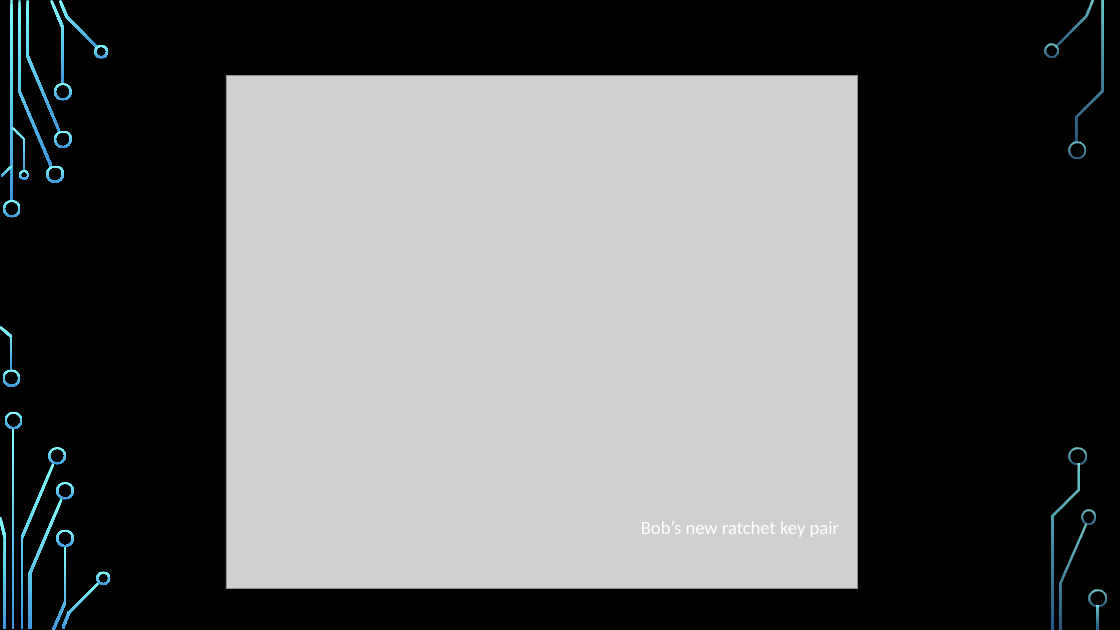
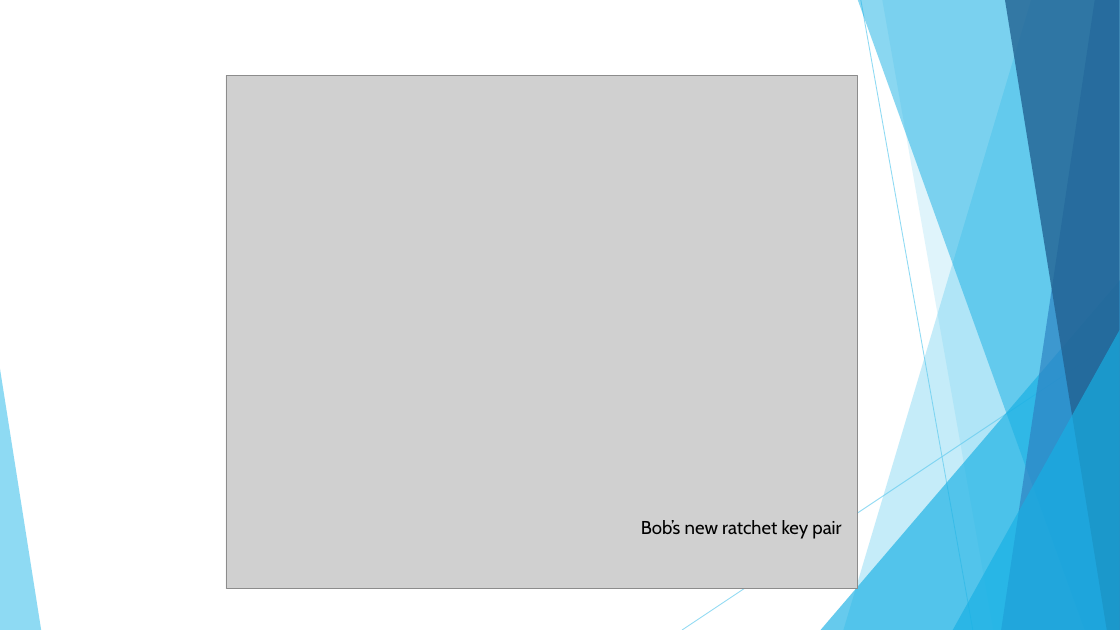
Before and after one commit to natallia-zzz/messenger_crypt, a slide deck: slide 11 of SignalProtocol.pptx (slide 7 before the commit). Drawn at 1120x630 pixels with LibreOffice and Linux fonts; fonts in the diff are those of the drawing; grey boxes stand for pictures; background and template pictures are left out. Boxes give left, top, right and bottom in pixels: in the first picture for what was removed or moved away, otherwise in the second. Text is boxed around its words. In the diff, an @@ line names an element or a change of style, - is before the commit and + after.

```diff
--- a/SignalProtocol.pptx
+++ b/SignalProtocol.pptx
@@ background picture (left out) to #FFFFFF @@
@@ group added at (0, 0, 1120, 630): 5 freeform shapes, 3 triangles, 2 lines @@
@@ text "Bob’s new ratchet key pair" at (641, 520, 841, 539): font Calibri to Cabin, text colour #FFFFFF to #000000 @@
@@ group removed at (0, 0, 1107, 630): 33 freeform shapes, 3 rectangles @@
```
Also in this commit, not shown: 13 other slides changed, 5 slides added, 1 slide removed, 2 other files.
